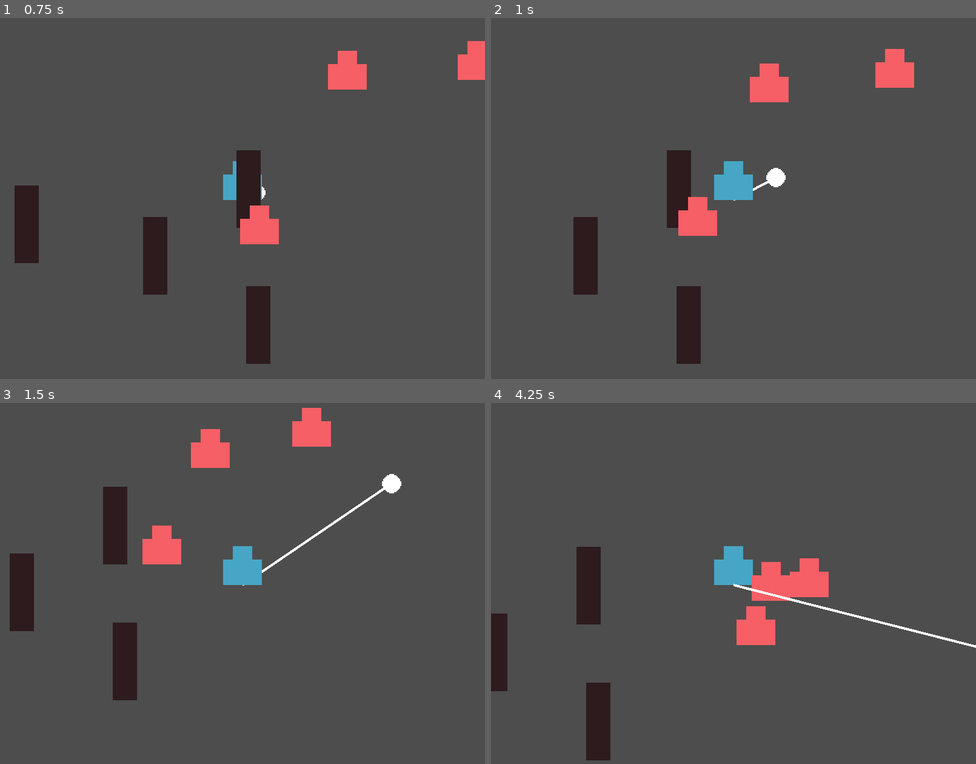
Above: before the commit, frames 1-4 (two rows, left to right).
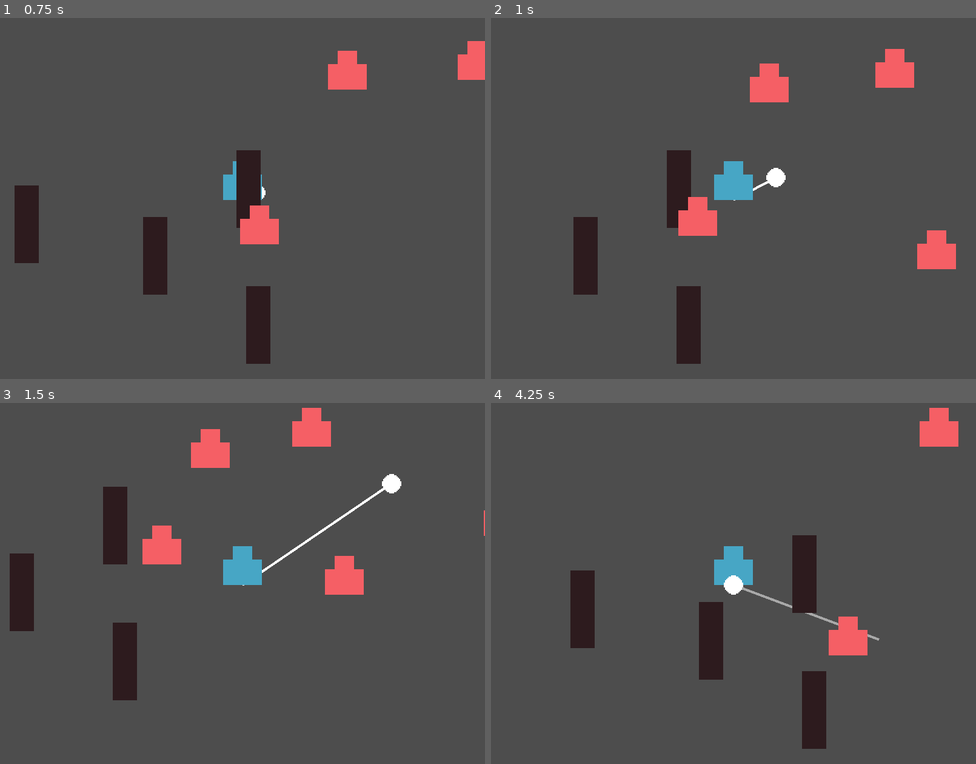
Above: after the commit, the same moments.

Repository: martindzejky/gmtk2025
Game: Godot game, scene res://main.tscn
Two runs of this game, one before a commit and one after it. Both use one fixed random seed, a clock stepped at 60 frames per second and the inputs below.
Inputs (mouse positions are in pixels of both pictures, inside the frame that each line leads up to):
- Up to frame 1 (0.75 s): move the mouse to (349, 180) at 0.52 s; hold D (move_right) from 0.53 s (still down); click (349, 180) at 0.6 s
- Up to frame 2 (1 s): keep holding D (move_right)
- Up to frame 3 (1.5 s): move the mouse to (145, 601) at 1.27 s; release D (move_right) at 1.28 s; hold S (move_down) from 1.28 s (still down); click (145, 601) at 1.35 s
- Up to frame 4 (4.25 s): move the mouse to (782, 504) at 2.02 s; release S (move_down) at 2.03 s; hold D (move_right) 2.03-2.78 s; click (782, 504) at 2.1 s; move the mouse to (709, 659) at 2.77 s; hold W (move_up) 2.78-3.53 s; click (709, 659) at 2.85 s; move the mouse to (879, 641) at 3.52 s; hold A (move_left) from 3.53 s (still down); click (879, 641) at 3.6 s; tap R (restart, bound only after the commit) at 4.15 s

Frame 1 is identical in both runs. In frame 2, 0.7% of the frame differs, in the area x 87-96%, y 58-70%; in frame 3, 0.7%; in frame 4, 9.6%, in the area x 0-100%, y 1-99%.
Error after the commit: Invalid access to property or key 'global_position' on a base object of type 'null instance'. (res://scripts/enemy.gd:11)

Commit message:
lasso segments
Signed-off-by: Martin Jakubik <martindzejky@gmail.com>

Diff:
--- a/autoload/game.gd
+++ b/autoload/game.gd
@@ -5,5 +5,16 @@
 var hook: Hook
 
 func _ready():
+  set_globals()
+
+func set_globals():
   player = get_tree().get_first_node_in_group('player')
   hook = get_tree().get_first_node_in_group('hook')
+
+func _process(_delta):
+  if Input.is_action_just_pressed('restart'):
+    get_tree().reload_current_scene()
+    call_deferred('set_globals')
+
+  if Input.is_action_just_pressed('exit'):
+    get_tree().quit()
--- a/main.tscn
+++ b/main.tscn
@@ -18,6 +18,12 @@
 [node name="enemy3" parent="." instance=ExtResource("2_0xm2m")]
 position = Vector2(268, -114)
 
+[node name="enemy4" parent="." instance=ExtResource("2_0xm2m")]
+position = Vector2(306, 69)
+
+[node name="enemy5" parent="." instance=ExtResource("2_0xm2m")]
+position = Vector2(440, -2)
+
 [node name="pillar" parent="." instance=ExtResource("3_h2yge")]
 position = Vector2(45, 23)
 
--- a/objects/hook.tscn
+++ b/objects/hook.tscn
@@ -1,16 +1,19 @@
-[gd_scene load_steps=4 format=3 uid="uid://ca585k0y784dp"]
+[gd_scene load_steps=5 format=3 uid="uid://ca585k0y784dp"]
 
 [ext_resource type="Script" uid="uid://cjlt64v1qx7v0" path="res://scripts/hook.gd" id="1_vff3s"]
+[ext_resource type="PackedScene" uid="uid://dnygwyrtcqc3w" path="res://objects/segment.tscn" id="2_tx2e1"]
 [ext_resource type="Texture2D" uid="uid://bjaqa3nhbfyeh" path="res://sprites/hook.png" id="2_u8qfn"]
 
 [sub_resource type="CircleShape2D" id="CircleShape2D_f46kd"]
 radius = 15.0
 
-[node name="hook" type="Area2D" node_paths=PackedStringArray("progress_bar") groups=["hook"]]
+[node name="hook" type="Area2D" node_paths=PackedStringArray("progress_bar", "raycast") groups=["hook"]]
 collision_mask = 5
 script = ExtResource("1_vff3s")
 progress_bar = NodePath("progress")
+raycast = NodePath("raycast")
 max_distance_from_player = 400.0
+segment_object = ExtResource("2_tx2e1")
 
 [node name="sprite" type="Sprite2D" parent="."]
 texture = ExtResource("2_u8qfn")
@@ -35,4 +38,7 @@
 step = 0.001
 show_percentage = false
 
+[node name="raycast" type="RayCast2D" parent="."]
+collision_mask = 4
+
 [connection signal="body_entered" from="." to="." method="_on_body_entered"]
--- /dev/null
+++ b/objects/segment.tscn
@@ -0,0 +1,14 @@
+[gd_scene load_steps=3 format=3 uid="uid://dnygwyrtcqc3w"]
+
+[ext_resource type="Script" uid="uid://bc5h0kew7vof7" path="res://scripts/segment.gd" id="1_rsr6o"]
+[ext_resource type="Texture2D" uid="uid://bjaqa3nhbfyeh" path="res://sprites/hook.png" id="2_x60gg"]
+
+[node name="segment" type="Node2D" node_paths=PackedStringArray("raycast") groups=["segment"]]
+script = ExtResource("1_rsr6o")
+raycast = NodePath("raycast")
+
+[node name="sprite" type="Sprite2D" parent="."]
+texture = ExtResource("2_x60gg")
+
+[node name="raycast" type="RayCast2D" parent="."]
+collision_mask = 4
--- a/project.godot
+++ b/project.godot
@@ -31,6 +31,7 @@
 player=""
 enemy=""
 hook=""
+segment=""
 
 [input]
 
@@ -59,6 +60,16 @@
 "events": [Object(InputEventMouseButton,"resource_local_to_scene":false,"resource_name":"","device":-1,"window_id":0,"a …(259 unchanged characters)…
 ]
 }
+restart={
+"deadzone": 0.2,
+"events": [Object(InputEventKey,"resource_local_to_scene":false,"resource_name":"","device":-1,"window_id":0,"alt_pressed":false,"shift_pressed":false,"ctrl_pressed":false,"meta_pressed":false,"pressed":false,"keycode":0,"physical_keycode":82,"key_label":0,"unicode":114,"location":0,"echo":false,"script":null)
+]
+}
+exit={
+"deadzone": 0.2,
+"events": [Object(InputEventKey,"resource_local_to_scene":false,"resource_name":"","device":-1,"window_id":0,"alt_pressed":false,"shift_pressed":false,"ctrl_pressed":false,"meta_pressed":false,"pressed":false,"keycode":0,"physical_keycode":4194305,"key_label":0,"unicode":0,"location":0,"echo":false,"script":null)
+]
+}
 
 [layer_names]
 
--- a/scripts/enemy.gd
+++ b/scripts/enemy.gd
@@ -1,18 +1,46 @@
 extends CharacterBody2D
 class_name Enemy
 
-var speed := 50.0
+@export var speed := 50.0
+@export var hook_pull_speed := 20.0
 
 func _physics_process(_delta):
+  velocity = Vector2.ZERO
+
+  # move towards player
   if global_position.distance_to(Game.player.global_position) > 20:
     var direction := global_position.direction_to(Game.player.global_position)
-    velocity = direction * get_speed()
-    move_and_slide()
+    velocity += direction * get_movement_speed()
+
+  # lasso segment pull
+  if is_hooked_by_segment():
+    var direction := global_position.direction_to(Game.hook.global_position)
+    velocity += direction * hook_pull_speed
+
+  move_and_slide()
 
 func is_hooked():
-  return Game.hook.state == Hook.State.HOOKED and Game.hook.get_parent() == self
+  var groups := ['hook', 'segment']
 
-func get_speed():
+  for child in get_children():
+    for group in groups:
+      if child.is_in_group(group):
+        return true
+  return false
+
+func is_hooked_by_hook():
+  for child in get_children():
+    if child.is_in_group('hook'):
+      return true
+  return false
+
+func is_hooked_by_segment():
+  for child in get_children():
+    if child.is_in_group('segment'):
+      return true
+  return false
+
+func get_movement_speed():
   if not is_hooked():
     return speed
 
--- a/scripts/hook.gd
+++ b/scripts/hook.gd
@@ -4,8 +4,10 @@
 @export var player: Player
 @export var lasso: Lasso
 @export var progress_bar: ProgressBar
+@export var raycast: RayCast2D
 @export var max_distance_from_player := 100.0
 @export var speed := 300.0
+@export var segment_object: PackedScene
 
 enum State {
   WITH_PLAYER,
@@ -19,6 +21,7 @@
 var total_angle_change := 0.0
 var starting_angle := 0.0
 var last_angle := 0.0
+var segments: Array[Segment] = [] # segments go from hook to player
 
 func shoot_in_direction(new_target_direction: Vector2):
   if state != State.WITH_PLAYER:
@@ -53,6 +56,9 @@
   if state != State.HOOKED:
     print('Hook is not hooked so it cannot unhook') # so many hooks...
     return
+
+  delete_segments()
+  update_raycast_exceptions()
 
   state = State.RETURNING
   reparent(player.get_parent())
@@ -94,14 +100,26 @@
       # have we wrapped around yet?
       if abs(total_angle_change) >= 2 * PI:
         catch_enemy(get_parent())
+
+        for segment in segments:
+          catch_enemy(segment.get_parent())
+
         unhook()
 
       progress_bar.value = get_catch_percentage()
 
+      if segments.size() > 0:
+        raycast.target_position = segments[0].global_position - global_position
+      else:
+        raycast.target_position = player.global_position - global_position
+
 func _draw():
   if state != State.WITH_PLAYER:
-    # draw chain to the player
-    draw_line(Vector2.ZERO, player.global_position - global_position, Color.WHITE, 2.0)
+    # draw chain to the player or first segment
+    if segments.size() > 0:
+      draw_line(Vector2.ZERO, segments[0].global_position - global_position, Color.WHITE, 2.0)
+    else:
+      draw_line(Vector2.ZERO, player.global_position - global_position, Color.WHITE, 2.0)
 
   if state == State.HOOKED:
     # draw the starting direction
@@ -123,3 +141,44 @@
     return 0.0
 
   return abs(total_angle_change) / (2 * PI)
+
+func delete_segments():
+  for segment in segments:
+    segment.free() # TODO: had to use free() instead of queue_free()... will there be any problems?
+  segments.clear()
+
+func update_segment_indices():
+  for i in range(segments.size()):
+    segments[i].index = i
+
+func update_raycast_exceptions():
+  raycast.clear_exceptions()
+
+  if state == State.HOOKED:
+    raycast.add_exception(get_parent())
+
+  if segments.size() > 0:
+    raycast.add_exception(segments[0].get_parent())
+
+  for segment in segments:
+    segment.update_raycast_exceptions()
+
+  # alternative to consider: add as exception all segments' parents
+
+func _physics_process(_delta):
+  match state:
+    State.HOOKED:
+      if raycast.is_colliding():
+        print('New enemy hit by hook raycast, adding a segment at index 0')
+        add_segment_to_enemy(raycast.get_collider(), raycast.get_collision_point(), 0)
+
+func add_segment_to_enemy(enemy: Enemy, point_of_collision: Vector2, insert_segment_at_index: int):
+  var new_segment := segment_object.instantiate()
+
+  enemy.add_child(new_segment)
+  new_segment.hook = self
+  new_segment.global_position = point_of_collision
+
+  segments.insert(insert_segment_at_index, new_segment)
+  update_segment_indices()
+  update_raycast_exceptions()
--- /dev/null
+++ b/scripts/segment.gd
@@ -0,0 +1,42 @@
+extends Node2D
+class_name Segment
+
+@export var raycast: RayCast2D
+
+var index := 0
+var hook: Hook
+
+func _process(_delta):
+  queue_redraw()
+
+  if is_last_segment():
+    raycast.target_position = hook.player.global_position - global_position
+  else:
+    raycast.target_position = get_next_segment().global_position - global_position
+
+func _draw():
+  # draw chain to the player or next segment
+  if is_last_segment():
+    draw_line(Vector2.ZERO, hook.player.global_position - global_position, Color.WHITE, 2.0)
+  else:
+    draw_line(Vector2.ZERO, get_next_segment().global_position - global_position, Color.WHITE, 2.0)
+
+func is_last_segment():
+  return index == hook.segments.size() - 1
+
+func get_next_segment():
+  return hook.segments[index + 1]
+
+func update_raycast_exceptions():
+  raycast.clear_exceptions()
+  raycast.add_exception(get_parent())
+
+  if not is_last_segment():
+    raycast.add_exception(get_next_segment().get_parent())
+
+  # alternative to consider: add as exception all other segments' parents
+
+func _physics_process(_delta):
+  if raycast.is_colliding():
+    print('New enemy hit by segment raycast, adding a segment at index ', index + 1)
+    hook.add_segment_to_enemy(raycast.get_collider(), raycast.get_collision_point(), index + 1)
Not shown, added: scripts/segment.gd.uid
